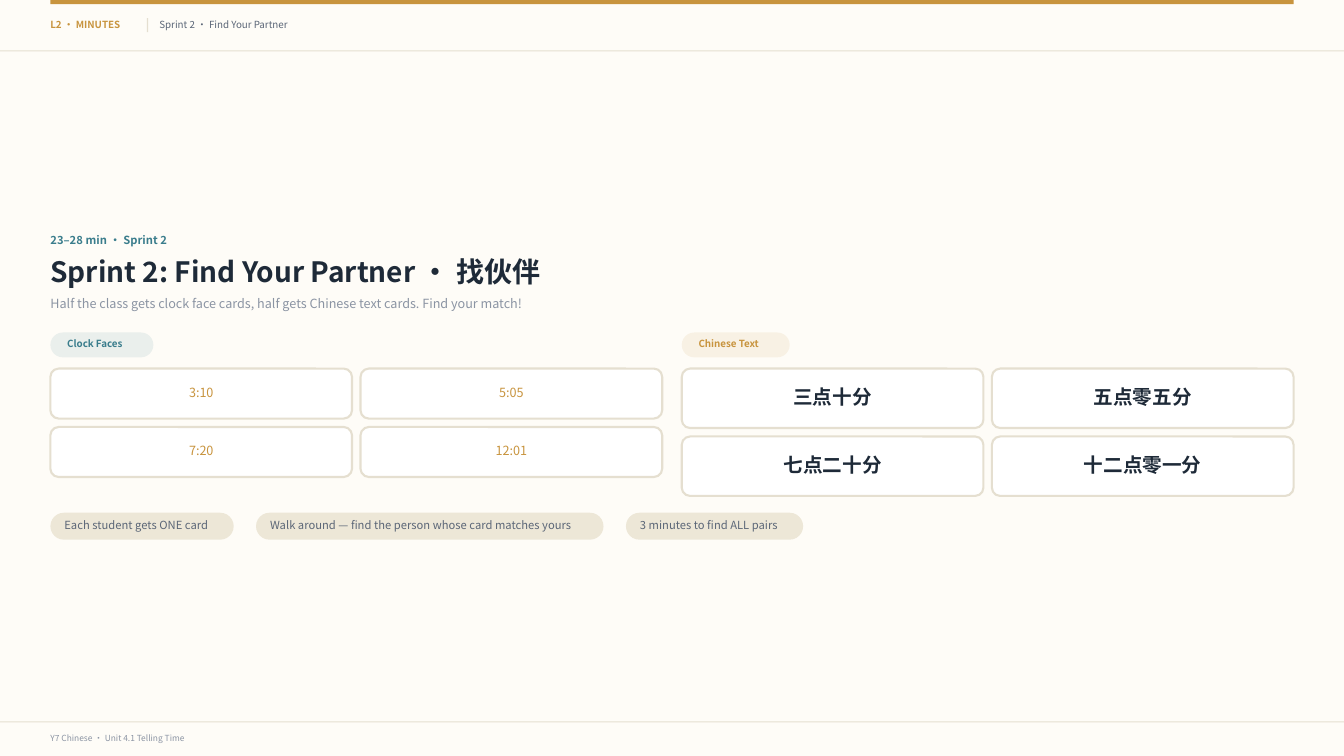
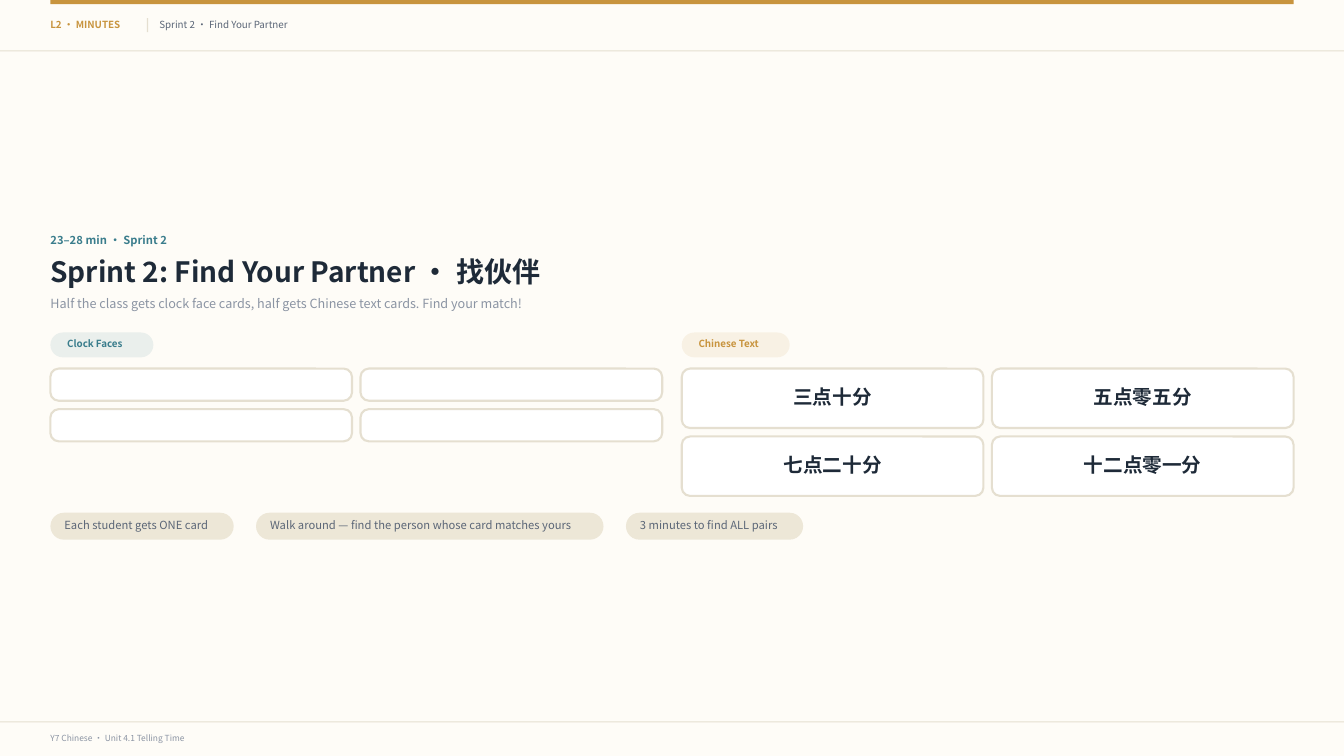
Before and after one commit to luojiahai/deck, a slide deck: slide 11 of index/designs/y7-l10/l2-minutes/l2-minutes.pptx (slide 9 before the commit). Drawn at 1344x756 pixels with LibreOffice and Linux fonts; fonts in the diff are those of the drawing. Boxes give left, top, right and bottom in pixels: in the first picture for what was removed or moved away, otherwise in the second. Text is boxed around its words. In the diff, an @@ line names an element or a change of style, - is before the commit and + after.

```diff
--- a/index/designs/y7-l10/l2-minutes/l2-minutes.pptx
+++ b/index/designs/y7-l10/l2-minutes/l2-minutes.pptx
@@ rounded rectangle: place and size @@
-rounded rectangle at (50, 369, 352, 419)
+rounded rectangle at (50, 369, 352, 401)
@@ text removed at (189, 387, 213, 397) @@
-3:10
@@ rounded rectangle: place and size @@
-rounded rectangle at (361, 369, 662, 419)
+rounded rectangle at (361, 369, 662, 401)
@@ text removed at (499, 387, 523, 397) @@
-5:05
@@ rounded rectangle: place and size @@
-rounded rectangle at (50, 427, 352, 478)
+rounded rectangle at (50, 409, 352, 442)
@@ proportions changed in 4 elements at (50, 369, 352, 401), (361, 369, 662, 401), (50, 409, 352, 442), (361, 409, 662, 442) @@
@@ rounded rectangle: place and size @@
-rounded rectangle at (361, 427, 662, 478)
+rounded rectangle at (361, 409, 662, 442)
@@ text removed at (189, 445, 213, 455) @@
-7:20
@@ text removed at (496, 445, 527, 455) @@
-12:01
```
Also in this commit, not shown: 6 other slides changed, 5 slides added, 57 other files.
